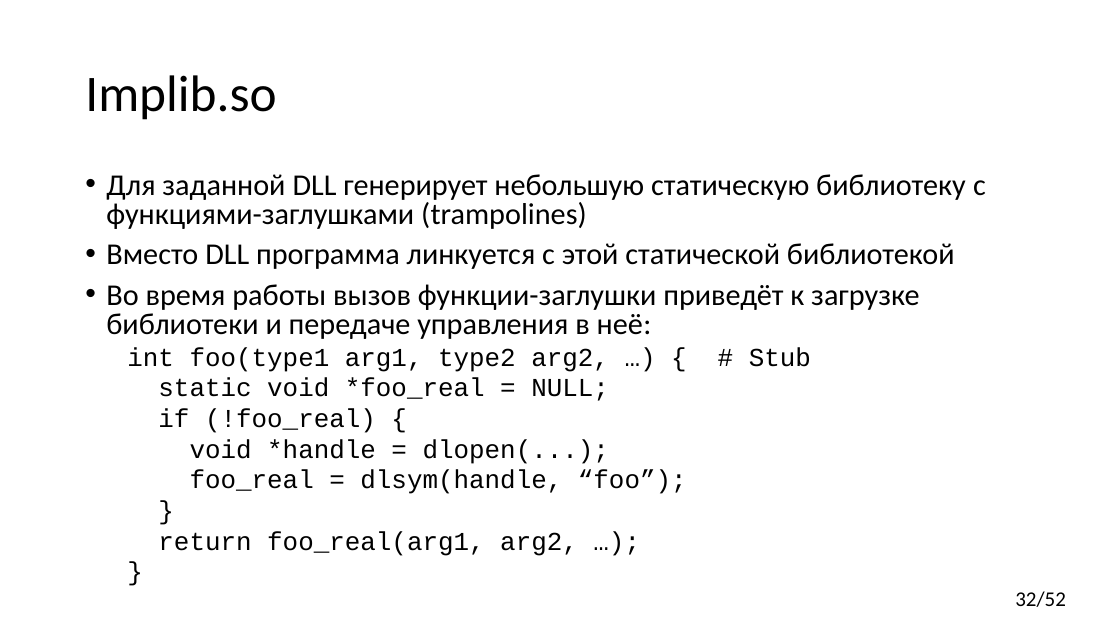
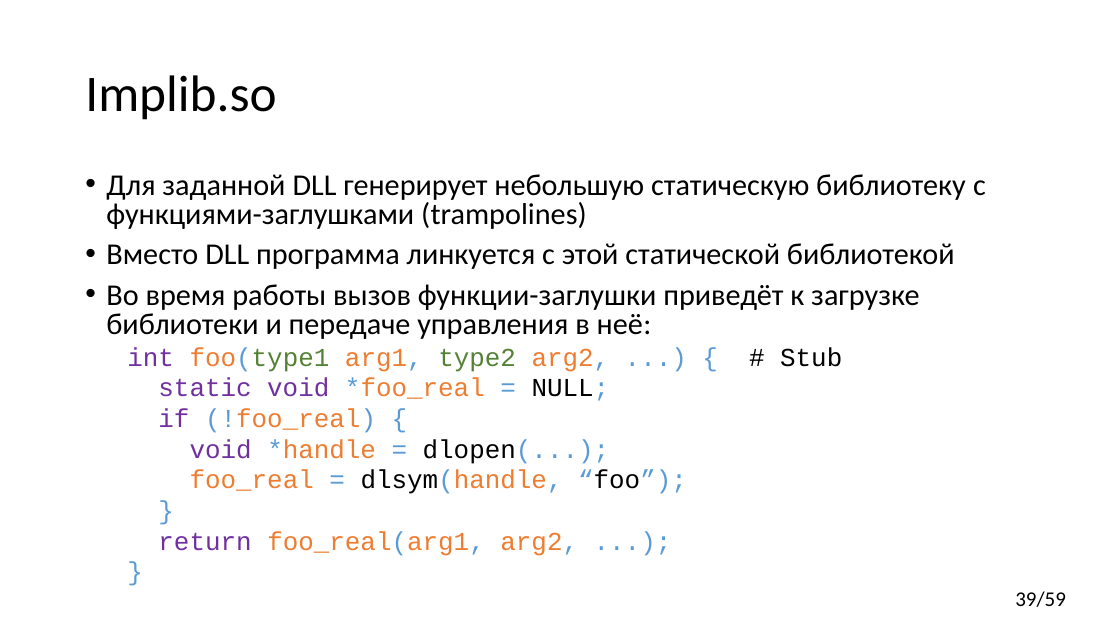
Before and after one commit to yugr/CppRussia, a slide deck: slide 39 of 2024/RU.pptx (slide 32 before the commit). Drawn at 1120x630 pixels with LibreOffice and Linux fonts; fonts in the diff are those of the drawing. Boxes give left, top, right and bottom in pixels: in the first picture for what was removed or moved away, otherwise in the second. Text is boxed around its words. In the diff, an @@ line names an element or a change of style, - is before the commit and + after.

```diff
--- a/2024/RU.pptx
+++ b/2024/RU.pptx
@@ text at (x1=127, y1=347, x2=610, y2=372): text changed; text colour #000000 to #ED7D31 @@
-  int foo(type1 arg1, type2 arg2, …) { # Stub
+  int foo(type1 arg1, type2 arg2, ...) { # Stub
@@ text at (x1=158, y1=377, x2=687, y2=494): text colour #000000 to #7030A0 in "static void", "if", "void"; text colour #000000 to #5B9BD5 in "*foo_real = NULL;", "(!foo_real) {", "*handle = dlopen(...);", "= dlsym(handle, “foo”);" and 2 more places; text colour #000000 to #ED7D31 in "*foo_real", "(!foo_real)", "*handle", "foo_real dlsym(handle," @@
@@ text at (x1=158, y1=531, x2=578, y2=556): text changed; text colour #000000 to #ED7D31 @@
-  return foo_real(arg1, arg2, …);
+  return foo_real(arg1, arg2, ...);
@@ page number at (x1=1015, y1=591, x2=1066, y2=607): text changed @@
-32/52
+39/59
```
Also in this commit, not shown: 17 other slides changed, 7 slides added, 1 slide removed.
